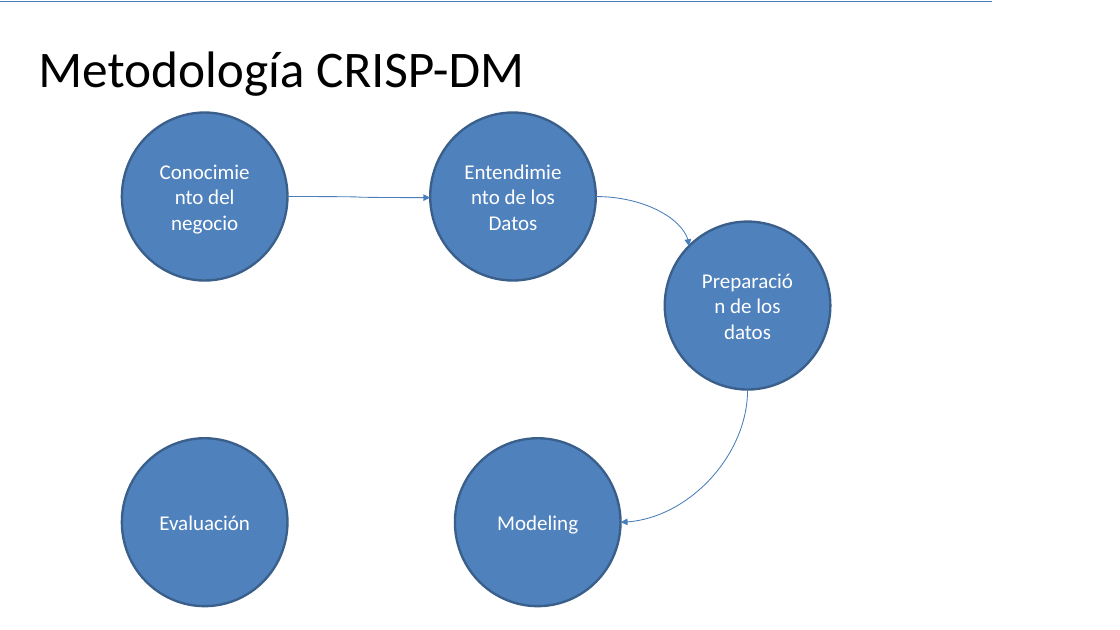
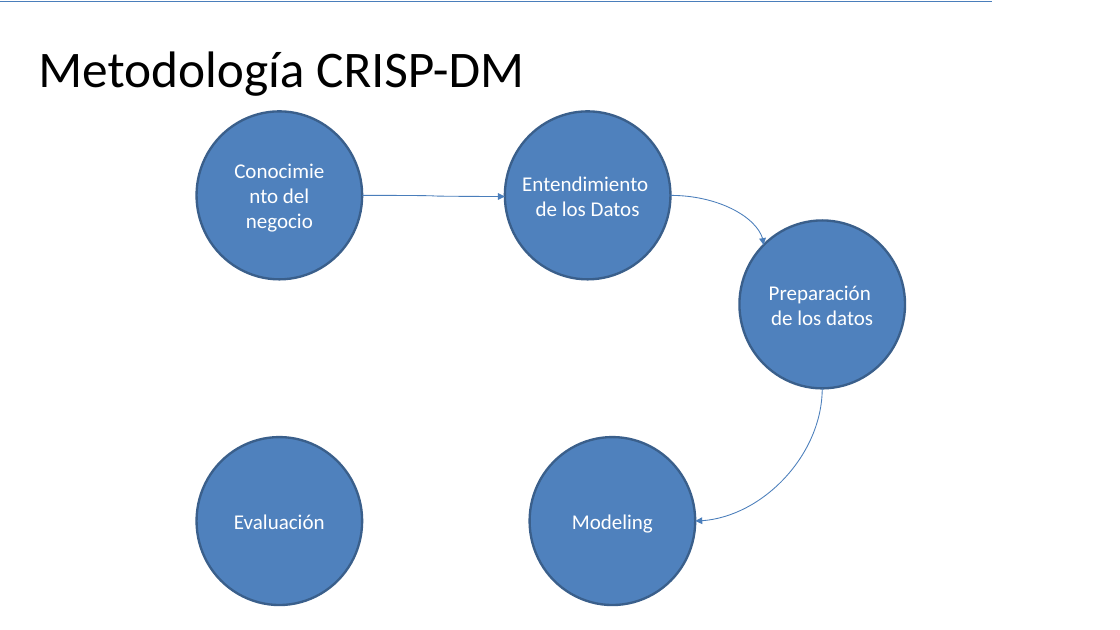
Before and after one commit to G94/CodeHunters_IntroduccionDS_01, a slide deck: slide 15 of Introducción al Análisis de Datos - 01.pptx (slide 13 before the commit). Drawn at 1120x630 pixels with LibreOffice and Linux fonts; fonts in the diff are those of the drawing. Boxes give left, top, right and bottom in pixels: in the first picture for what was removed or moved away, otherwise in the second. Text is boxed around its words. In the diff, an @@ line names an element or a change of style, - is before the commit and + after.

```diff
--- a/Introducción al Análisis de Datos - 01.pptx
+++ b/Introducción al Análisis de Datos - 01.pptx
@@ text in ellipse at [522, 176, 648, 216]: text changed @@
-Entendimiento de los Datos
+Entendimiento
+de los Datos
@@ text in ellipse at [769, 285, 873, 325]: text changed @@
-Preparación de los datos
+Preparación
+de los datos
@@ 5 ellipses, 3 curved arrows: place and size @@
-5 ellipses, 3 curved arrows at [122, 113, 830, 607]
+5 ellipses, 3 curved arrows at [197, 112, 905, 605]
```
Also in this commit, not shown: 5 other slides changed, 3 slides added, 1 slide removed, 7 other files.
